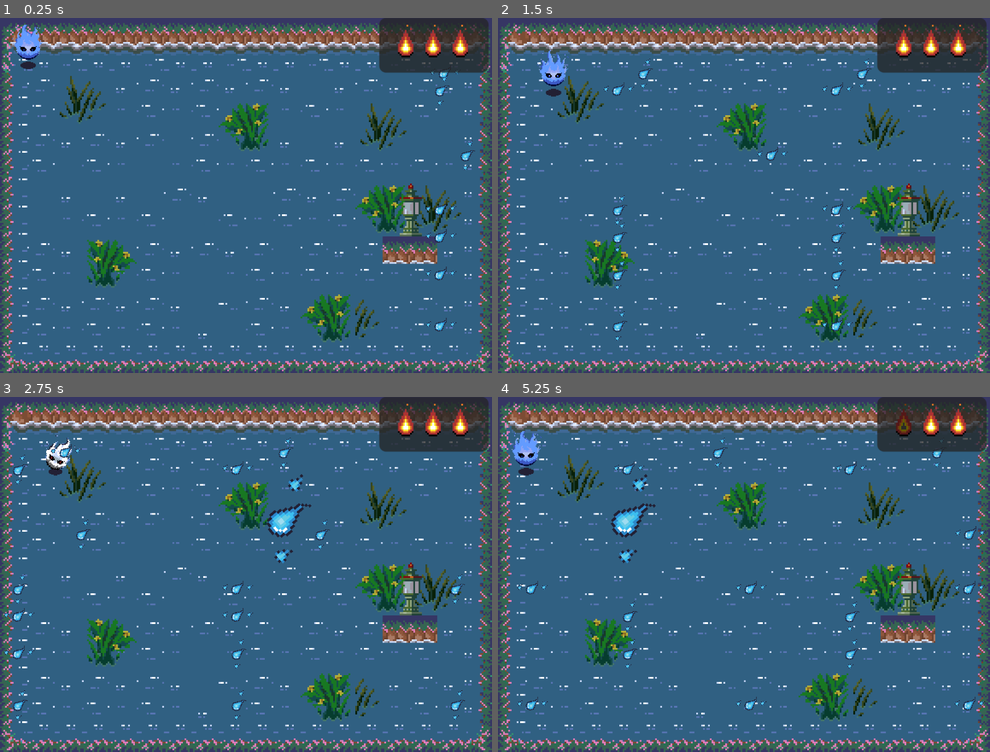
Above: before the commit, frames 1-4 (two rows, left to right).
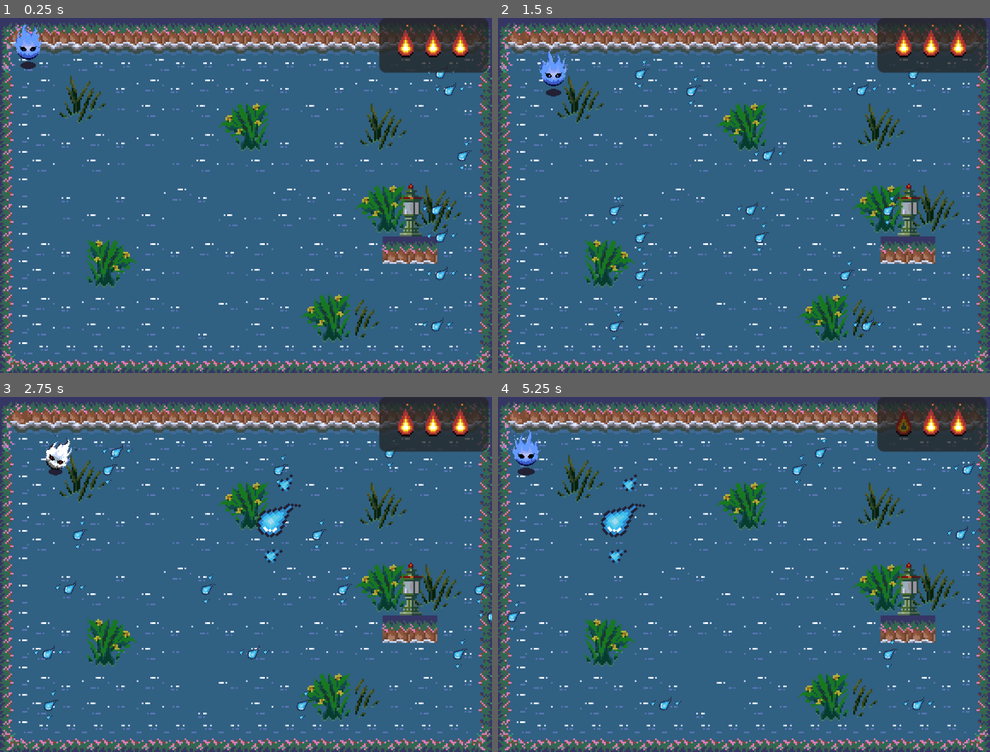
Above: after the commit, the same moments.

Repository: Edric723/Frogger_swamp
Game: Godot game, scene res://src/scenes/main.tscn
The game is run twice, just before and just after one commit, with the same random seed, the same clock (stepped at 60 frames per second) and the same inputs.
Inputs:
- Up to frame 1 (0.25 s): no input
- Up to frame 2 (1.5 s): hold Right (right) 0.53-1.28 s; hold Down (down) from 1.28 s (still down)
- Up to frame 3 (2.75 s): release Down (down) at 2.03 s; hold Right (right) from 2.03 s (still down)
- Up to frame 4 (5.25 s): release Right (right) at 2.78 s; hold Up (up) 2.78-3.53 s; hold Left (left) 3.53-5.03 s; hold Down (down) from 5.03 s (still down)

The runs differ from the first frame. In frame 1, 0.6% of the frame differs, in the area x 85-97%, y 14-89%; in frame 2, 1.6%; in frame 3, 2.8%, in the area x 0-100%, y 11-91%; in frame 4, 2.5%.

Commit message:
Generalización

Diff:
--- a/project.godot
+++ b/project.godot
@@ -19,6 +19,8 @@
 
 window/size/viewport_width=288
 window/size/viewport_height=208
+window/size/window_width_override=1280
+window/size/window_height_override=720
 window/stretch/mode="canvas_items"
 
 [input]
--- a/src/scenes/main.tscn
+++ b/src/scenes/main.tscn
@@ -24,7 +24,10 @@
 [node name="linea_obstaculo" parent="spawner_obstaculos" instance=ExtResource("3_32aa5")]
 z_index = 3
 position = Vector2(0, 32)
+contador_obstaculos = 3
+distancia_entre_obstaculos = 160
 velocidad = 140
+limite_movimiento_x = 294.0
 
 [node name="linea_obstaculo2" parent="spawner_obstaculos" instance=ExtResource("3_32aa5")]
 visibility_layer = 2
@@ -34,6 +37,7 @@
 contador_obstaculos = 5
 distancia_entre_obstaculos = 90
 velocidad = 120
+limite_movimiento_x = 294.0
 
 [node name="linea_obstaculo3" parent="spawner_obstaculos" instance=ExtResource("3_32aa5")]
 z_index = 3
@@ -41,33 +45,47 @@
 contador_obstaculos = 2
 distancia_entre_obstaculos = 140
 velocidad = 90
+limite_movimiento_x = 294.0
 
 [node name="linea_obstaculo4" parent="spawner_obstaculos" instance=ExtResource("3_32aa5")]
 z_index = 3
 position = Vector2(0, 112)
 contador_obstaculos = 7
+distancia_entre_obstaculos = 80
 velocidad = 150
+limite_movimiento_x = 294.0
 
 [node name="linea_obstaculo5" parent="spawner_obstaculos" instance=ExtResource("3_32aa5")]
 z_index = 3
 position = Vector2(0, 128)
-velocidad = 150
+contador_obstaculos = 2
+distancia_entre_obstaculos = 70
+velocidad = 140
+limite_movimiento_x = 294.0
 
 [node name="linea_obstaculo6" parent="spawner_obstaculos" instance=ExtResource("3_32aa5")]
 z_index = 3
 position = Vector2(0, 42)
-velocidad = 150
+contador_obstaculos = 3
+distancia_entre_obstaculos = 100
+velocidad = 120
+limite_movimiento_x = 294.0
 
 [node name="linea_obstaculo7" parent="spawner_obstaculos" instance=ExtResource("3_32aa5")]
 z_index = 3
 position = Vector2(0, 150)
-velocidad = 150
+contador_obstaculos = 4
+distancia_entre_obstaculos = 120
+velocidad = 140
+limite_movimiento_x = 294.0
 
 [node name="linea_obstaculo8" parent="spawner_obstaculos" instance=ExtResource("3_32aa5")]
 z_index = 3
 position = Vector2(0, 180)
 contador_obstaculos = 8
+distancia_entre_obstaculos = 148
 velocidad = 150
+limite_movimiento_x = 294.0
 
 [node name="hud" parent="." instance=ExtResource("8_5lsyw")]
 
--- a/src/scripts/linea_obstaculo.gd
+++ b/src/scripts/linea_obstaculo.gd
@@ -7,10 +7,10 @@
 @onready var escena_obstaculo: PackedScene = preload("res://src/scenes/obstaculo.tscn")
 
 
-@export var contador_obstaculos = 3
-@export var distancia_entre_obstaculos = 128
-@export var velocidad = 200
-@export var limite_movimiento_x = 296 #Borde derecho
+@export var contador_obstaculos : int
+@export var distancia_entre_obstaculos : int
+@export var velocidad : int
+@export var limite_movimiento_x = get_viewport_rect().size.x #Borde derecho
 
 
 var obstaculos = []
